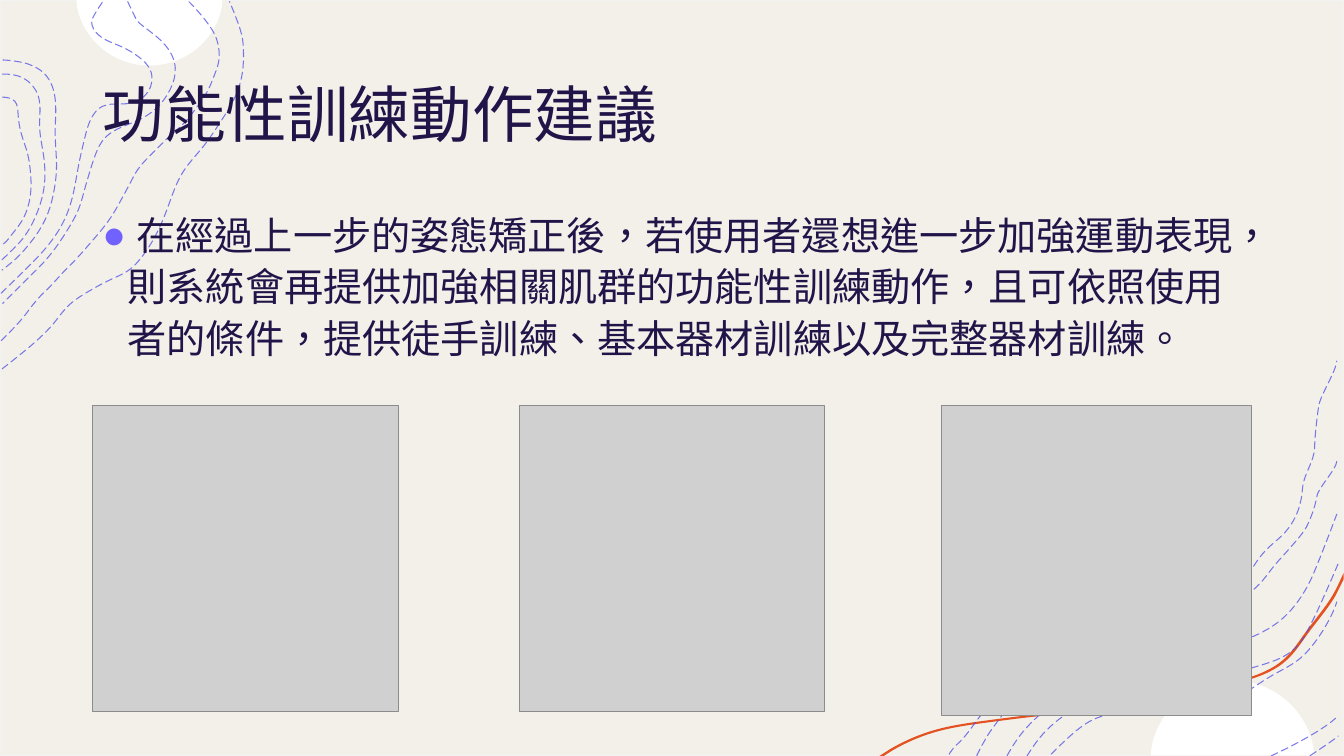
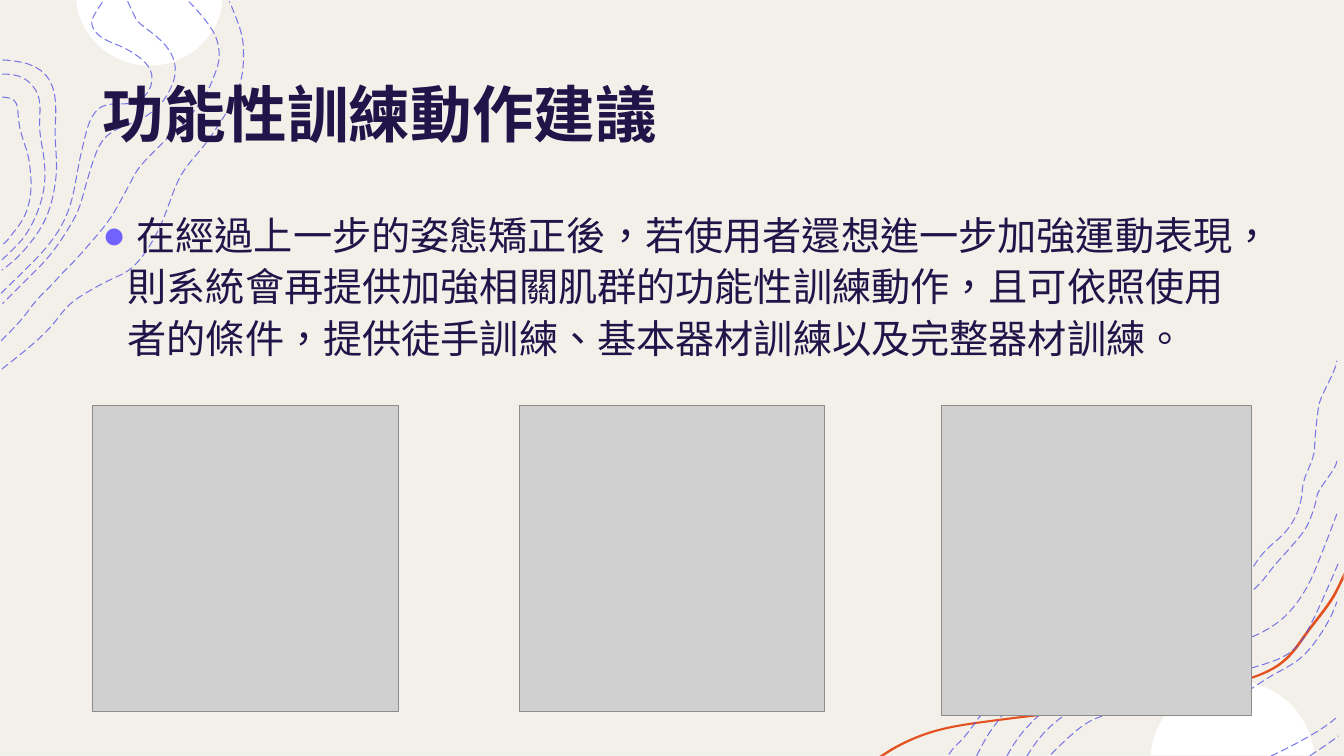
Before and after one commit to mizulun/seatpose-system, a slide deck: slide 7 of 提升運動表現輔助系統.pptx. Drawn at 1344x756 pixels with LibreOffice and Linux fonts; fonts in the diff are those of the drawing; grey boxes stand for pictures. Boxes give left, top, right and bottom in pixels: in the first picture for what was removed or moved away, otherwise in the second. Text is boxed around its words. In the diff, an @@ line names an element or a change of style, - is before the commit and + after.

Commit message:
新增六項建議訓練動作

```diff
--- a/提升運動表現輔助系統.pptx
+++ b/提升運動表現輔助系統.pptx
@@ title "功能性訓練動作建議" at (x1=102, y1=74, x2=656, y2=153): bold on @@
```
Also in this commit, not shown: 5 other slides changed, 2 slides added.
